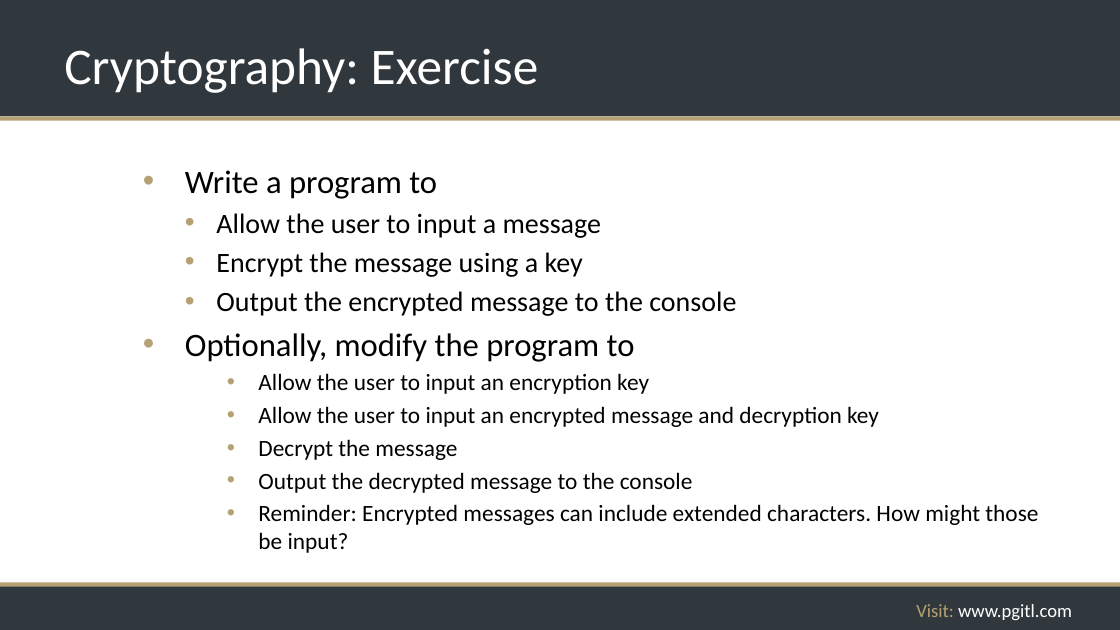
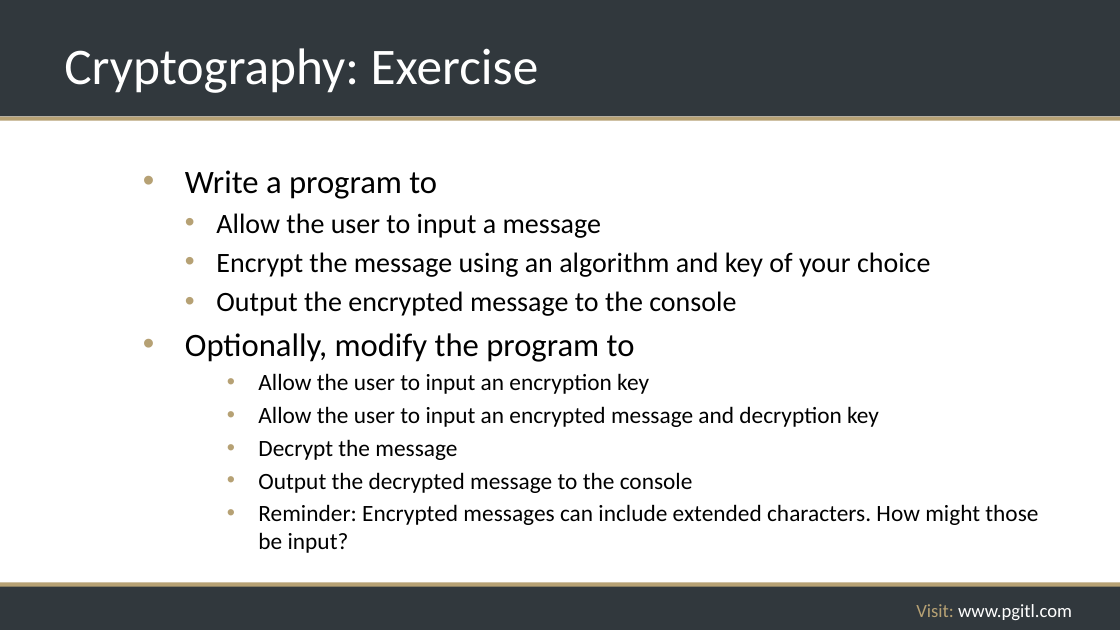
Before and after one commit to rikkouri/project-a, a slide deck: slide 182 of Programming Foundations.pptx. Drawn at 1120x630 pixels with LibreOffice and Linux fonts; fonts in the diff are those of the drawing; background and template pictures are left out. Boxes give left, top, right and bottom in pixels: in the first picture for what was removed or moved away, otherwise in the second. Text is boxed around its words. In the diff, an @@ line names an element or a change of style, - is before the commit and + after.

```diff
--- a/Programming Foundations.pptx
+++ b/Programming Foundations.pptx
@@ text at (x1=216, y1=252, x2=930, y2=277): text changed @@
-    • Encrypt the message using a key
+    • Encrypt the message using an algorithm and key of your choice
```
Also in this commit, not shown: 2 other slides changed.
